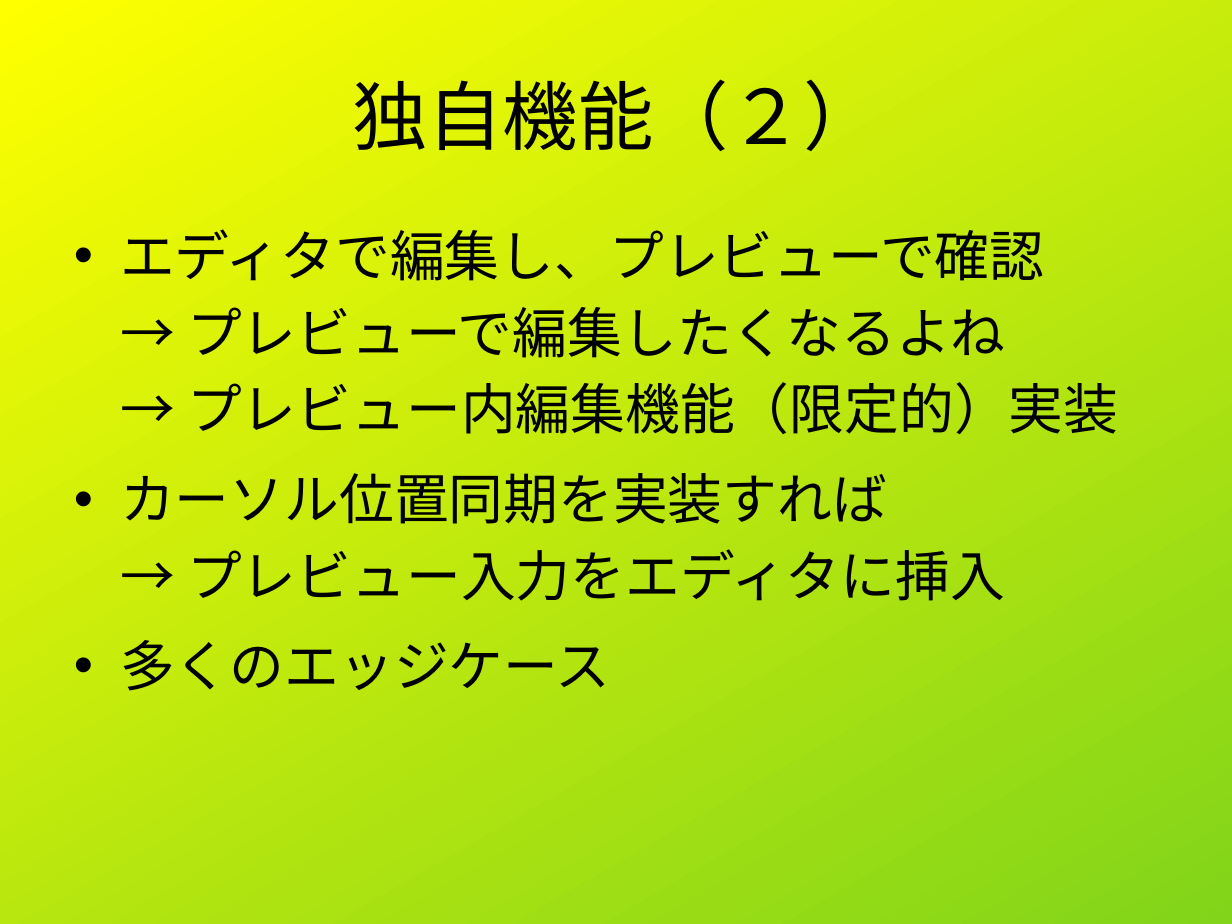
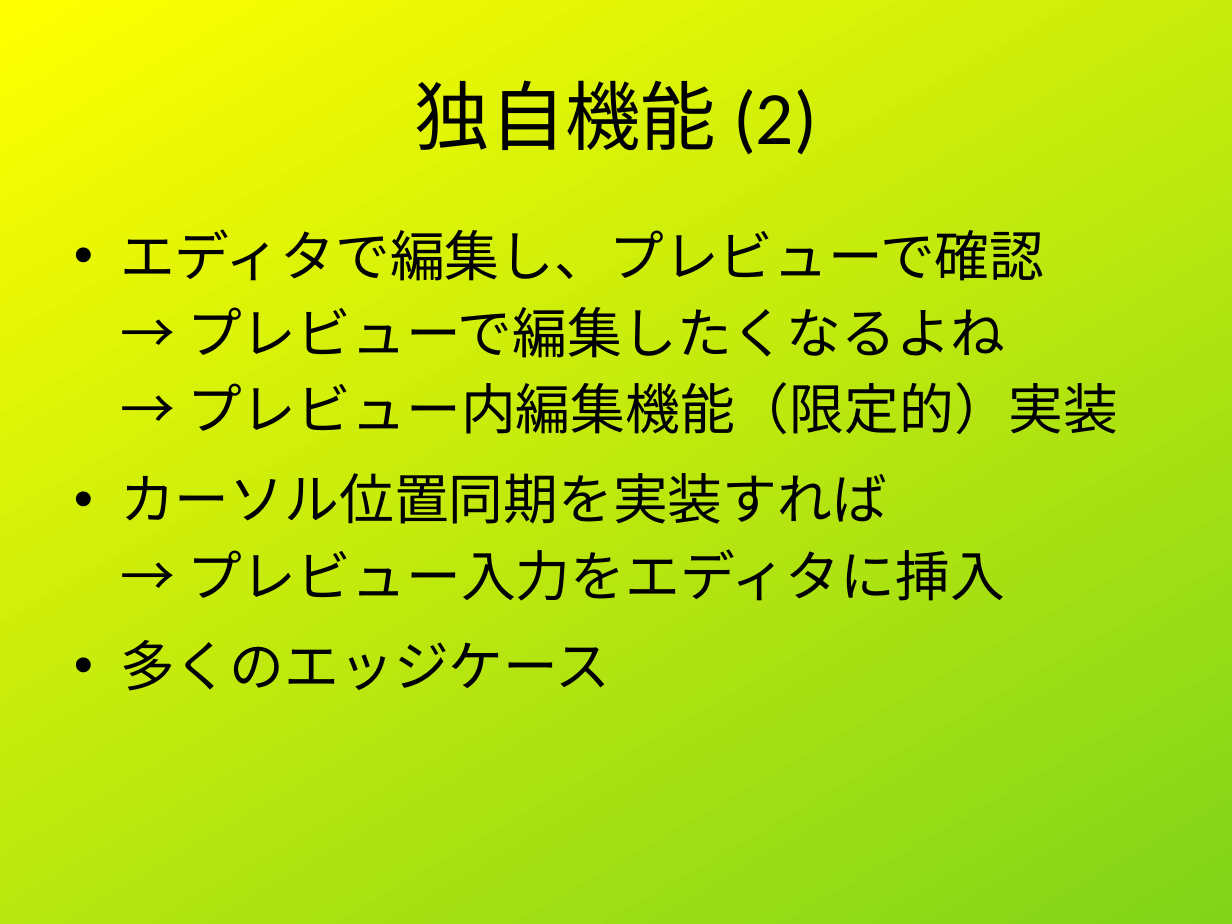
Before and after one commit to shigmas/viMarkdown, a slide deck: slide 7 of tech/ja/LT20260514/viMarkdown_LT.odp (slide 10 before the commit). Drawn at 1232x924 pixels with LibreOffice and Linux fonts; fonts in the diff are those of the drawing. Boxes give left, top, right and bottom in pixels: in the first picture for what was removed or moved away, otherwise in the second. Text is boxed around its words. In the diff, an @@ line names an element or a change of style, - is before the commit and + after.

```diff
--- a/tech/ja/LT20260514/viMarkdown_LT.odp
+++ b/tech/ja/LT20260514/viMarkdown_LT.odp
@@ title at [415, 80, 817, 155]: text changed @@
-独自機能（２）
+独自機能 (2)
```
Also in this commit, not shown: 5 other slides changed, 1 slide removed, 9 other files.
